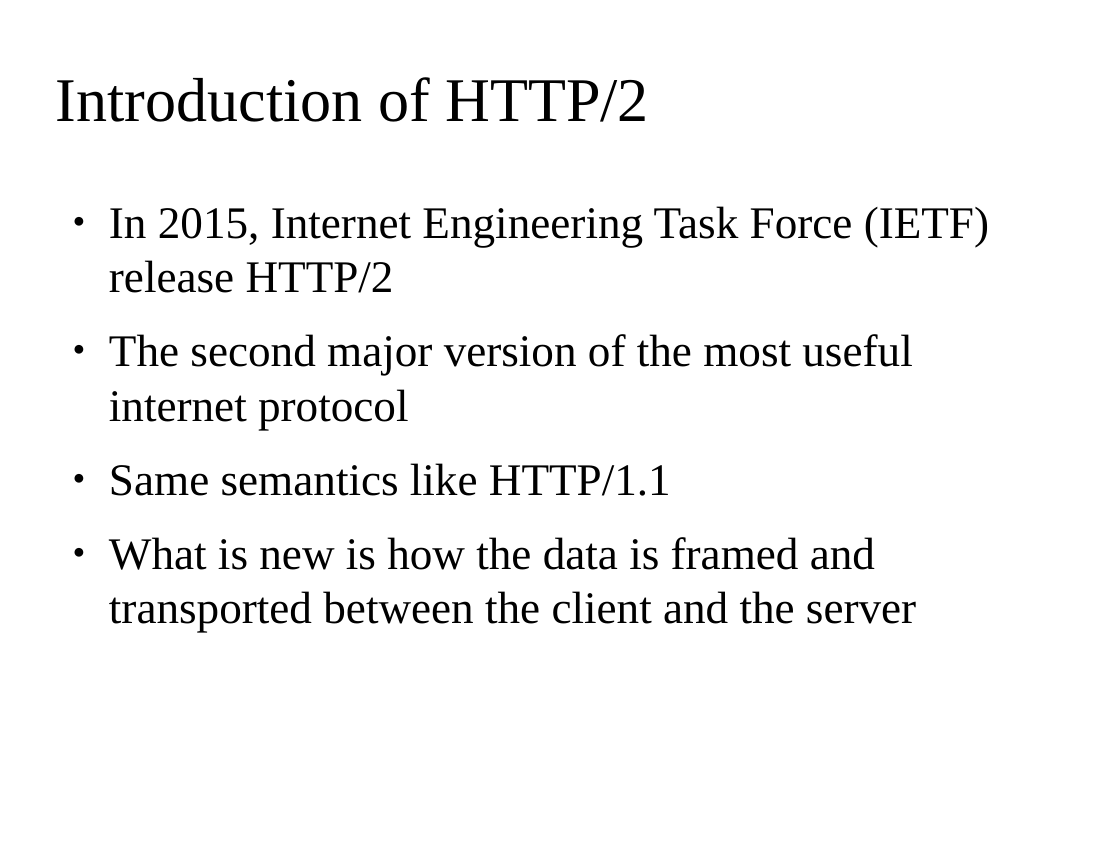
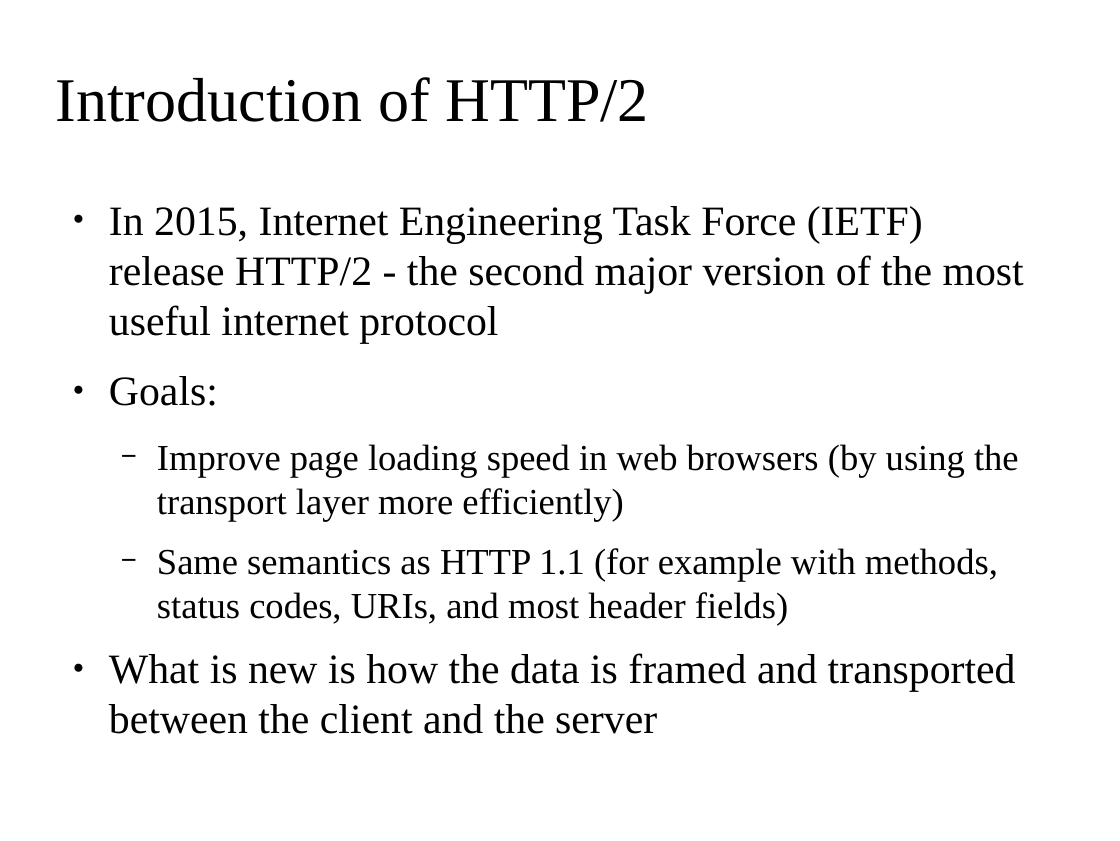
Before and after one commit to segoranov/web_technologies, a slide deck: slide 5 of http2_presentation/http2.odp. Drawn at 1120x841 pixels with LibreOffice and Linux fonts; fonts in the diff are those of the drawing; background and template pictures are left out. Boxes give left, top, right and bottom in pixels: in the first picture for what was removed or moved away, otherwise in the second. Text is boxed around its words. In the diff, an @@ line names an element or a change of style, - is before the commit and + after.

```diff
--- a/http2_presentation/http2.odp
+++ b/http2_presentation/http2.odp
@@ text at bbox=[109, 206, 1024, 626]: text changed; size 32 to 25.9 pt @@
-● In 2015, Internet Engineering Task Force (IETF) release HTTP/2
-● The second major version of the most useful internet protocol
-● Same semantics like HTTP/1.1
+● In 2015, Internet Engineering Task Force (IETF) release HTTP/2 - the second major version of the most useful internet protocol
+● Goals:
+  − Improve page loading speed in web browsers (by using the transport layer more efficiently)
+  − Same semantics as HTTP 1.1 (for example with methods, status codes, URIs, and most header fields)
@@ text at bbox=[109, 653, 1016, 691]: size 32 to 29.6 pt in "What is new is how the data ..." @@
```
Also in this commit, not shown: 7 other slides changed, 1 slide removed.
